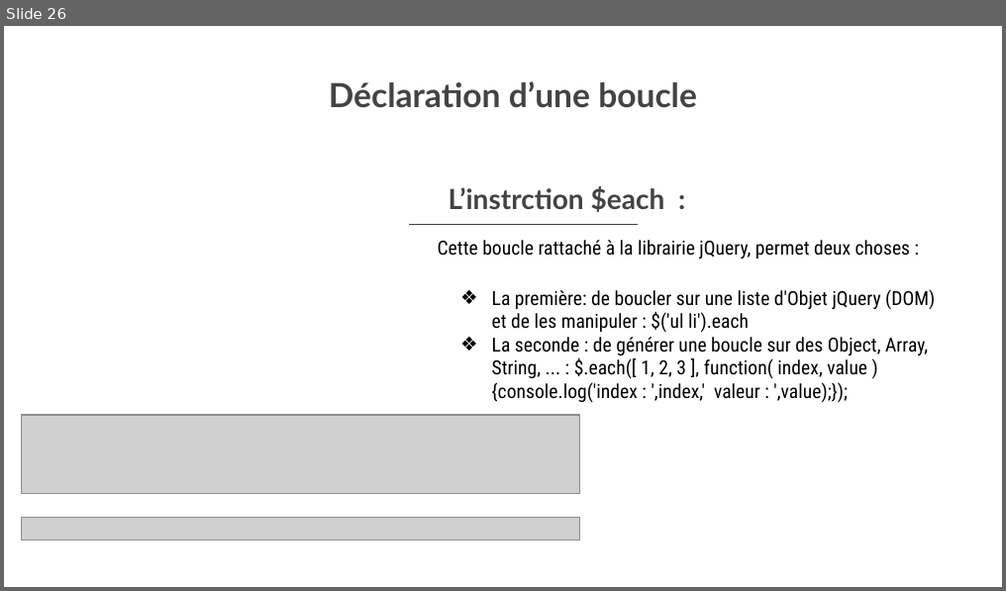
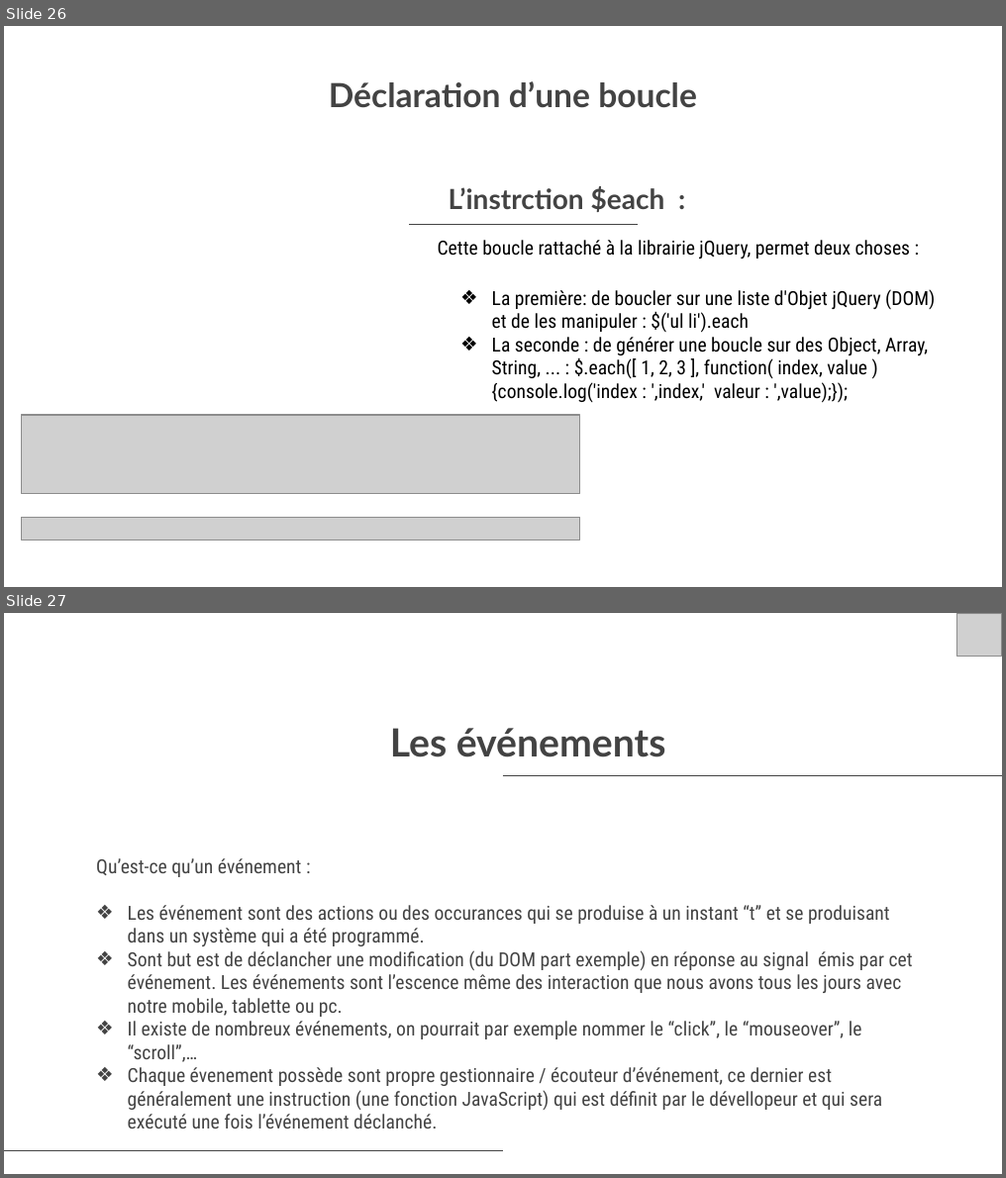
Before and after one commit to artkabis/Formations, a slide deck: Vos demandes - Javascript.pptx. Shown one above the other, each under a label of ours: slide 26 before the commit, slides 26 and 27 after it. The pictures are 1006x591 and 1006x1178 pixels, drawn with LibreOffice and Linux fonts; fonts in the diff are those of the drawing; grey boxes stand for pictures; background and template pictures are left out. Boxes give left, top, right and bottom in pixels: in the first picture for what was removed or moved away, otherwise in the second. Text is boxed around its words. In the diff, an @@ line names an element or a change of style, - is before the commit and + after.

```diff
--- a/Vos demandes - Javascript.pptx
+++ b/Vos demandes - Javascript.pptx
@@ slide 27 added at [4, 613, 1002, 1174], background picture (left out) @@
@@ picture added at [957, 613, 1002, 656] @@
@@ title added at [390, 728, 666, 758], 28 pt, text #434343, bold @@
+Les événements
@@ line added from (503, 775) to (1002, 775), #434343 0.75 pt @@
@@ subtitle added at [96, 859, 913, 1110], 14 pt, text #434343 @@
+Qu’est-ce qu’un événement :
+❖ Les événement sont des actions ou des occurances qui se produise à un instant “t” et se produisant dans un système qui a été programmé.
+❖ Sont but est de déclancher une modification (du DOM part exemple) en réponse au signal émis par cet événement. Les événements sont l’escence même des interaction que nous avons tous les jours avec notre mobile, tablette ou pc.
+❖ Il existe de nombreux événements, on pourrait par exemple nommer le “click”, le “mouseover”, le “scroll”,…
+❖ Chaque évenement possède sont propre gestionnaire / écouteur d’événement, ce dernier est généralement une instruction (une fonction JavaScript) qui est définit par le dévellopeur et qui sera exécuté une fois l’événement déclanché.
@@ line added from (4, 1151) to (503, 1151), #434343 0.75 pt @@
```
Also in this commit, not shown: 2 slides changed, 1 other slide added, 8 other files.
